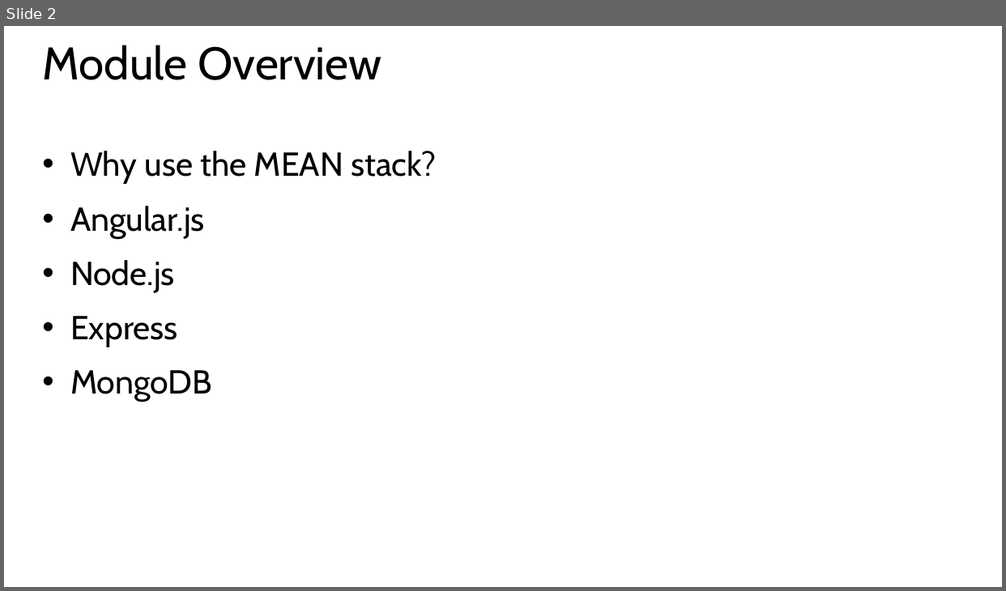
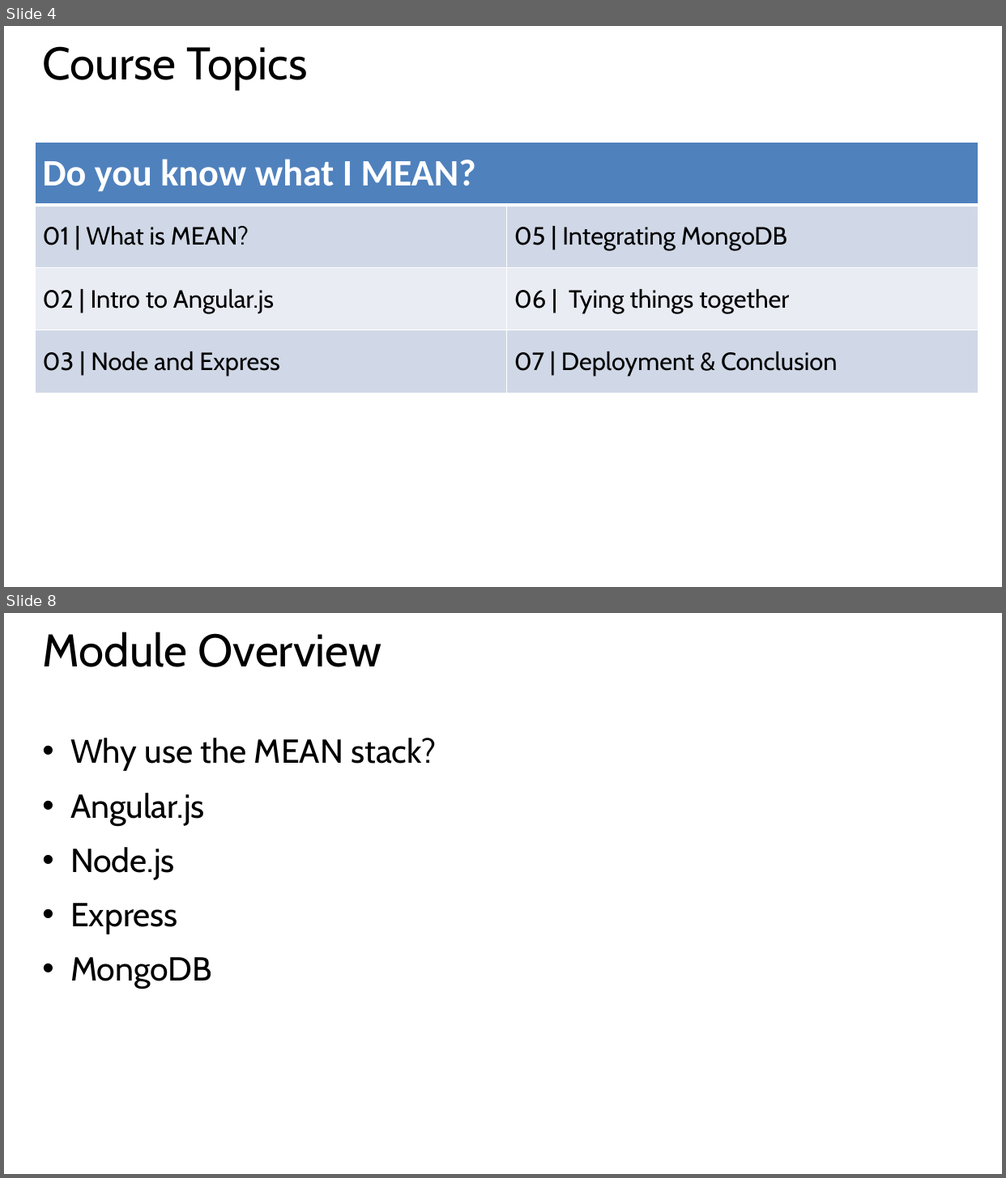
Before and after one commit to hwz/chirp, a slide deck: slides/module1.pptx. Shown one above the other, each under a label of ours: slide 2 before the commit, slides 4 and 8 after it; the slides between them are not shown. The pictures are 1006x591 and 1006x1178 pixels, drawn with LibreOffice and Linux fonts; fonts in the diff are those of the drawing. Boxes give left, top, right and bottom in pixels: in the first picture for what was removed or moved away, otherwise in the second. Text is boxed around its words. In the diff, an @@ line names an element or a change of style, - is before the commit and + after.

```diff
--- a/slides/module1.pptx
+++ b/slides/module1.pptx
@@ slide 4 added at bbox=[4, 26, 1002, 587], background #FFFFFF @@
@@ title added at bbox=[43, 46, 307, 90], 44 pt, text #000000 @@
+Course Topics
@@ table added at bbox=[35, 142, 978, 394], 4 rows, 2 columns @@
+Do you know what I MEAN? | 
+01 | What is MEAN? | 05 | Integrating MongoDB
+02 | Intro to Angular.js | 06 | Tying things together
+03 | Node and Express | 07 | Deployment & Conclusion
@@ what was slide 2 is now slide 8 @@
```
Also in this commit, not shown: 1 slide changed, 12 other slides added, 5 other files.
